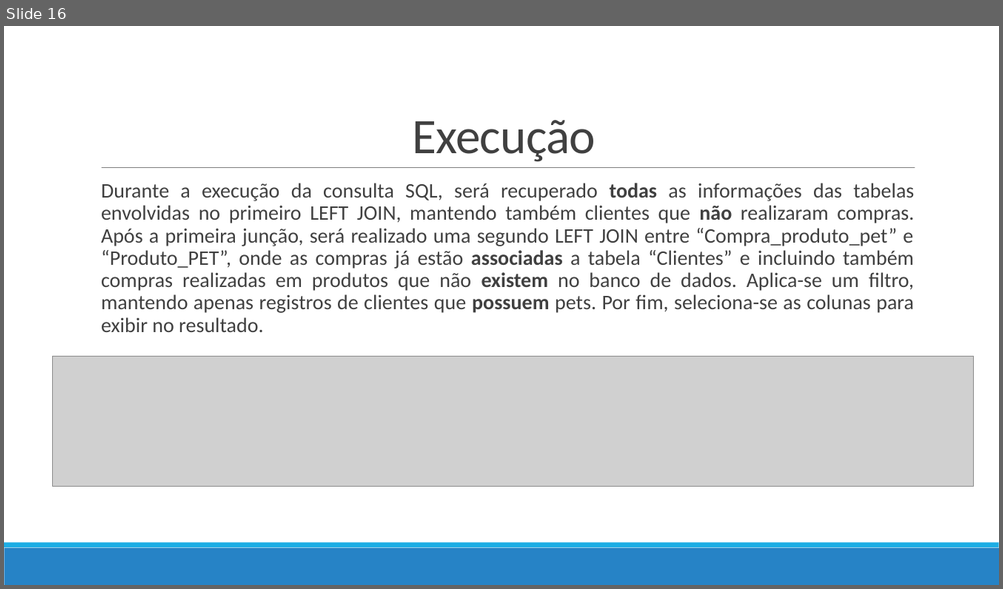
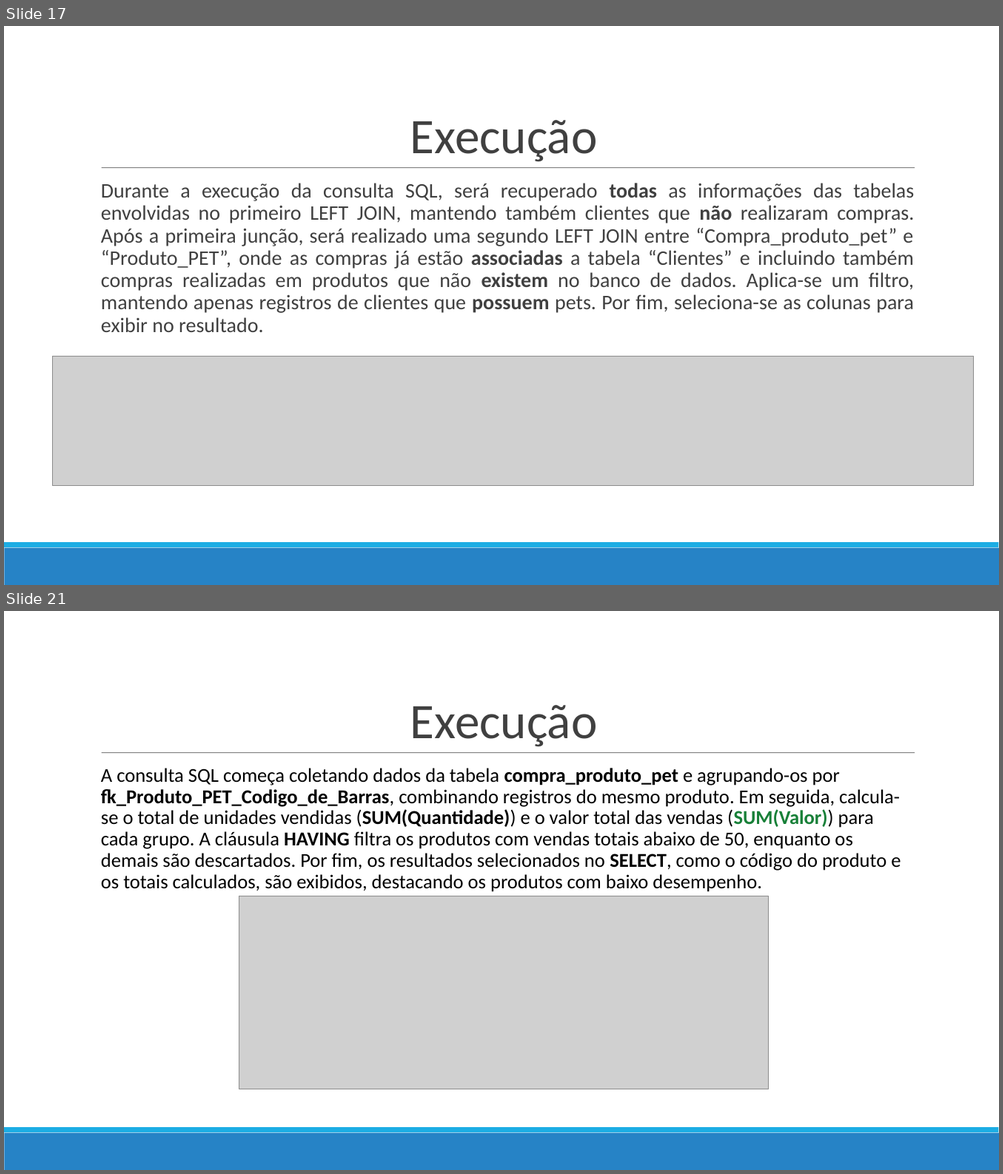
Before and after one commit to Marcos-Med/EpDB, a slide deck: docs/video 3.odp. Shown one above the other, each under a label of ours: slide 16 before the commit, slides 17 and 21 after it; the slides between them are not shown. The pictures are 1003x589 and 1003x1174 pixels, drawn with LibreOffice and Linux fonts; fonts in the diff are those of the drawing; grey boxes stand for pictures. Boxes give left, top, right and bottom in pixels: in the first picture for what was removed or moved away, otherwise in the second. Text is boxed around its words. In the diff, an @@ line names an element or a change of style, - is before the commit and + after.

Commit message:
adicionando consultas
4 - Having, 5 - quatro relações e 6 - uma relação x dois papéis

```diff
--- a/docs/video 3.odp
+++ b/docs/video 3.odp
@@ slide 21 added at (x1=4, y1=611, x2=999, y2=1170), background #FFFFFF; not listed: 3 template elements that a slide beside it also shows @@
@@ text added at (x1=410, y1=705, x2=597, y2=747), 48 pt, text #404040 @@
+Execução
@@ text added at (x1=101, y1=768, x2=900, y2=892), 19 pt, text #000000 @@
+  A consulta SQL começa coletando dados da tabela compra_produto_pet e agrupando-os por fk_Produto_PET_Codigo_de_Barras, combinando registros do mesmo produto. Em seguida, calcula-se o total de unidades vendidas (SUM(Quantidade)) e o valor total das vendas (SUM(Valor)) para cada grupo. A cláusula HAVING filtra os produtos com vendas totais abaixo de 50, enquanto os demais são descartados. Por fim, os resultados selecionados no SELECT, como o código do produto e os totais calculados, são exibidos, destacando os produtos com baixo desempenho.
@@ picture added at (x1=239, y1=896, x2=768, y2=1090) @@
@@ what was slide 16 is now slide 17 @@
@@ slide 17 changed as well @@
@@ text "Execução" at (x1=410, y1=120, x2=597, y2=162): letter spacing -0.5 to 0 pt @@
```
Also in this commit, not shown: 17 other slides changed, 14 other slides added, 12 slides removed.
